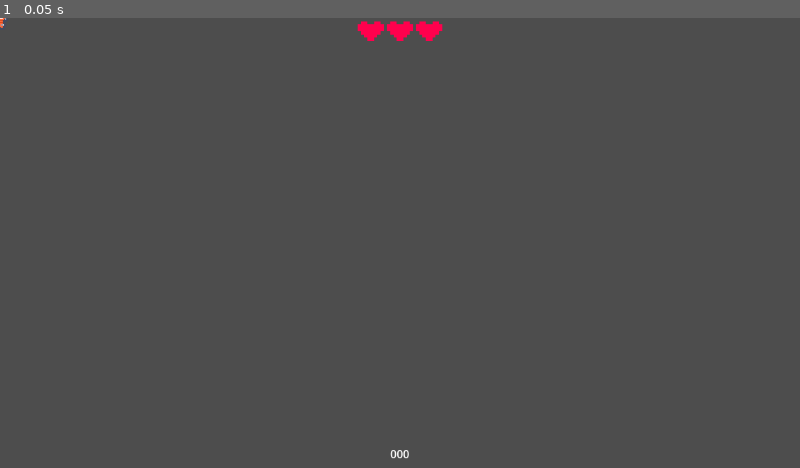
Above: before the commit, frame 1.
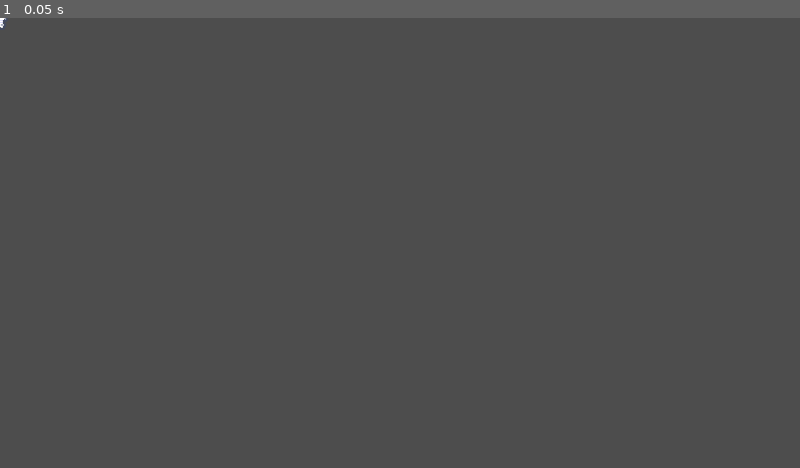
Above: after the commit, the same moment.

Repository: kickflip-games/kiwijam25
Game: Godot game, scene res://scenes/player/Player.tscn
Two runs of this game, one before a commit and one after it. Both use one fixed random seed, a clock stepped at 60 frames per second and the inputs below. This scene is started directly instead of the project's main scene.
Inputs:
- Up to frame 1 (0.05 s): no input

The runs differ from the first frame. In frame 1, 0.4% of the frame differs, in the area x 0-56%, y 0-98%.

Commit message:
trying to sort the player colors

Diff:
--- a/scenes/Main.tscn
+++ b/scenes/Main.tscn
@@ -26,6 +26,7 @@
 spawn_path = NodePath("..")
 script = ExtResource("4_jlsqs")
 network_player = ExtResource("3_c01mt")
+spawn_colors = [Color(0.5882353, 0.1254902, 0.050980393, 1), Color(0.11863709, 0.17566203, 0.6074219, 1), Color(0.8105469, 0.7025869, 0.16780853, 1), Color(0.21633911, 0.54296875, 0.32606626, 1)]
 
 [node name="WorldEnvironment" type="WorldEnvironment" parent="."]
 environment = SubResource("Environment_nxtc6")
--- a/scenes/networking/multiplayer_spawner.gd
+++ b/scenes/networking/multiplayer_spawner.gd
@@ -1,7 +1,7 @@
 extends MultiplayerSpawner
-
 @export var network_player: PackedScene
 var spawned_players: Dictionary = {}
+
 
 func _ready() -> void:
 	# Connect signals first
@@ -22,18 +22,20 @@
 
 	var player: Node = network_player.instantiate()
 	player.name = str(id)
+	var spawn_index = spawned_players.size() % 4
 
-	# Set spawn position before adding to scene
-	var spawn_positions = [
-		Vector2(100, 100),
-		Vector2(-100, 100),
-		Vector2(100, -100),
-		Vector2(-100, -100)
-	]
-	var spawn_index = spawned_players.size() % spawn_positions.size()
-	player.global_position = spawn_positions[spawn_index]
+	# Create PlayerData
+	var pdata = PlayerData.new(id)
 
-	# Add to scene first, then set authority
+	print("🎮 Creating player %d with position: %s, color: %s" % [id, pdata.spawn_position, pdata.color])
+
+	# Initialize player BEFORE adding to scene
+	player._init_player(
+		pdata.spawn_position,
+		pdata.color
+	)
+
+	# Add to scene
 	var parent: Node = get_node(spawn_path)
 	parent.add_child(player, true)  # Force readable name
 
@@ -42,6 +44,7 @@
 
 	# Track spawned players
 	spawned_players[id] = player
+	player.position = pdata.spawn_position
 
 	print("✅ Spawned player %d at %s" % [id, player.global_position])
 
--- a/scenes/player/Player.gd
+++ b/scenes/player/Player.gd
@@ -13,6 +13,9 @@
 @export var max_hp := 3
 @export var invincibility_duration: float = 1.2
 
+@export var color: Color
+@export var spawn_point: Vector2
+
 # --- Circling behavior ---
 @export var circle_radius := 80.0
 @export var circle_speed := 300.0
@@ -29,6 +32,9 @@
 @export var dash_trail_fade_duration := 0.2
 @export var idle_pulse_speed := 2.0
 @export var dash_dial_radius := 40.0
+
+
+@export var player_data:PlayerData
 
 # --- Bullet --
 const Bullet = preload("res://scenes/projectiles/homing_missile.tscn")
@@ -50,6 +56,7 @@
 var target_position := Vector2.ZERO
 var velocity_history: Array[Vector2] = []
 var is_sharp_turning = false
+var is_initialized: bool = false
 
 @export var bullet_speed := 1000.0
 
@@ -117,17 +124,34 @@
 @onready var dash_dial: Line2D = $DashDial
 @onready var dash_dial_bg: Line2D = $DashDialBG
 
+
+
+
+
+
 # --- Signals ---
 signal hp_changed(current_hp: int)
 signal score_changed(current_score:int)
 signal dash_cooldown_updated(percent_ready: float)
 signal player_died
 
+
+
 func _enter_tree():
 	set_multiplayer_authority(name.to_int())
 
 func _ready():
+	if !is_multiplayer_authority():
+		return
+	print("🔍 Player _ready() called - Node path: %s, Authority: %d" % [get_path(), get_multiplayer_authority()])
+
+	print("In player ready")
+
+	#global_position = spawn_point
 	target_position = global_position
+	is_initialized = true
+	print("Player data found - position: %s, color: %s" % [global_position, color])
+
 	reticle.visible = true
 	reticle.modulate.a = 0.5
 	collision_area.connect("body_entered", _on_body_entered)
@@ -136,6 +160,18 @@
 
 	_setup_dash_dial()
 	_setup_trails()
+	_setup_colors()
+
+
+func _init_player(pos: Vector2, col:Color):
+	print("INIT PLAYER DATA - position: %s, color: %s" % [pos, col])
+	color = col
+	spawn_point = pos
+	is_initialized = true
+
+func _setup_colors():
+	$Sprite2D.modulate = color
+	$Reticle.modulate = color
 
 func _setup_trails():
 	trails["dash"] = Trail.new(dash_trail, 15, dash_trail_fade_duration)
--- a/scenes/player/Player.tscn
+++ b/scenes/player/Player.tscn
@@ -1,8 +1,8 @@
 [gd_scene load_steps=25 format=3 uid="uid://corxhrleskgv"]
 
 [ext_resource type="Script" uid="uid://ct2s5gu2mvdyu" path="res://scenes/player/Player.gd" id="1_p0vlq"]
-[ext_resource type="Texture2D" uid="uid://dnj15kqmp5xsi" path="res://assets/textures/ship.png" id="2_4kuee"]
 [ext_resource type="Texture2D" uid="uid://cyedncb0hj8an" path="res://assets/textures/crosshair102.png" id="2_gfjak"]
+[ext_resource type="Texture2D" uid="uid://l8xjcjki56rm" path="res://assets/textures/white_ship.png" id="2_pn6s4"]
 [ext_resource type="Texture2D" uid="uid://o686rxigi4bg" path="res://assets/textures/smoke/no_border/smokeWhite2.png" id="4_tpg5x"]
 [ext_resource type="Texture2D" uid="uid://ngvl70ryox6o" path="res://assets/textures/particles/circles/circle_05.png" id="5_tpg5x"]
 [ext_resource type="PackedScene" uid="uid://kxqua1oeth2g" path="res://scenes/FingerTracker/finger_tracker.tscn" id="6_c3xxp"]
@@ -86,6 +86,12 @@
 properties/4/path = NodePath("DashTrail:visible")
 properties/4/spawn = true
 properties/4/replication_mode = 1
+properties/5/path = NodePath(".:color")
+properties/5/spawn = true
+properties/5/replication_mode = 1
+properties/6/path = NodePath(".:spawn_point")
+properties/6/spawn = true
+properties/6/replication_mode = 1
 
 [sub_resource type="Theme" id="Theme_npwbq"]
 
@@ -94,7 +100,7 @@
 
 [node name="Sprite2D" type="Sprite2D" parent="."]
 scale = Vector2(1.4375, 1.4375)
-texture = ExtResource("2_4kuee")
+texture = ExtResource("2_pn6s4")
 
 [node name="Reticle" type="Sprite2D" parent="."]
 position = Vector2(-1.9073486e-06, -17.999996)
--- a/scenes/player/PlayerData.gd
+++ b/scenes/player/PlayerData.gd
@@ -3,31 +3,28 @@
 
 @export var player_id: int
 @export var player_name: String = ""
-@export var color: Color = Color.WHITE
-@export var spawn_position: Vector2 = Vector2.ZERO
+@export var color: Color
+@export var spawn_position: Vector2
 @export var current_score: int = 0
 @export var deaths: int = 0
 
-func _init(id: int = 0, name: String = "", player_color: Color = Color.WHITE):
-	player_id = id
-	player_name = name if name != "" else "Player " + str(id)
-	color = player_color
 
-func to_dict() -> Dictionary:
-	return {
-		"player_id": player_id,
-		"player_name": player_name,
-		"color": color,
-		"spawn_position": spawn_position,
-		"current_score": current_score,
-		"is_connected": is_connected,
-		"deaths": deaths,
-	}
+@export var spawn_positions = [
+	Vector2(100, 500),
+	Vector2(-100, 500),
+	Vector2(100, 500),
+	Vector2(-100, 100)
+]
+@export var spawn_colors = [
+	Color(0.13, 0.941, 0.99, 1.0),
+	Color(0.367, 0.685, 0.128, 1.0),
+	Color(0.435, 0.845, 0.949, 1.0),  # Fixed: was > 1.0 values
+	Color(0.354, 0.906, 0.467, 1.0),  # Fixed: was > 1.0 values
+]
 
-func from_dict(data: Dictionary):
-	player_id = data.get("player_id", 0)
-	player_name = data.get("player_name", "")
-	color = data.get("color", Color.WHITE)
-	spawn_position = data.get("spawn_position", Vector2.ZERO)
-	current_score = data.get("current_score", 0)
-	deaths = data.get("deaths", 0)
+
+func _init(id: int = 0):
+	player_id = id % 4
+	player_name =  "Player " + str(player_id)
+	color = spawn_colors[player_id]
+	spawn_position= spawn_positions[player_id]
--- a/scenes/player/player_ui.gd
+++ b/scenes/player/player_ui.gd
@@ -7,8 +7,8 @@
 @onready var hearts := $Hearts
 @onready var score_label:=$ScoreLabel
 
-@onready var heart_tween := create_tween()
-@onready var score_tween := create_tween()
+#@onready var heart_tween := create_tween()
+#@onready var score_tween := create_tween()
 
 var original_scale: Vector2
 var original_color: Color
@@ -17,18 +17,18 @@
 
 
 func _ready():
+	if not is_multiplayer_authority():
+		queue_free()
+		return
+
 	player.connect("hp_changed", _on_hp_changed)
 	player.connect("score_changed", _on_score_changed)
-
 
 	original_scale = score_label.scale
 	original_color = score_label.modulate
 
 	_on_score_changed(0)
 	_on_hp_changed(player.current_hp)  # initialize
-
-
-
 
 
 func _on_hp_changed(current_hp: int):
Binary file changed: assets/textures/crosshair102.png
Binary file added: assets/textures/white_ship.png
Not shown, added: assets/textures/white_ship.png.import
